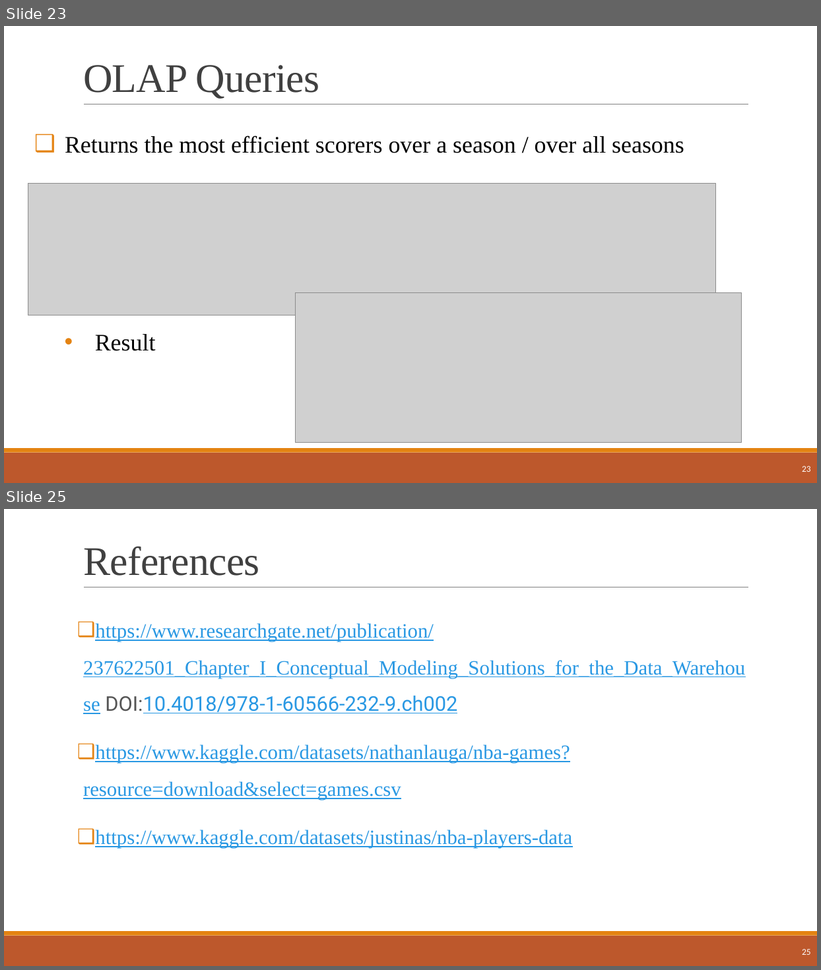
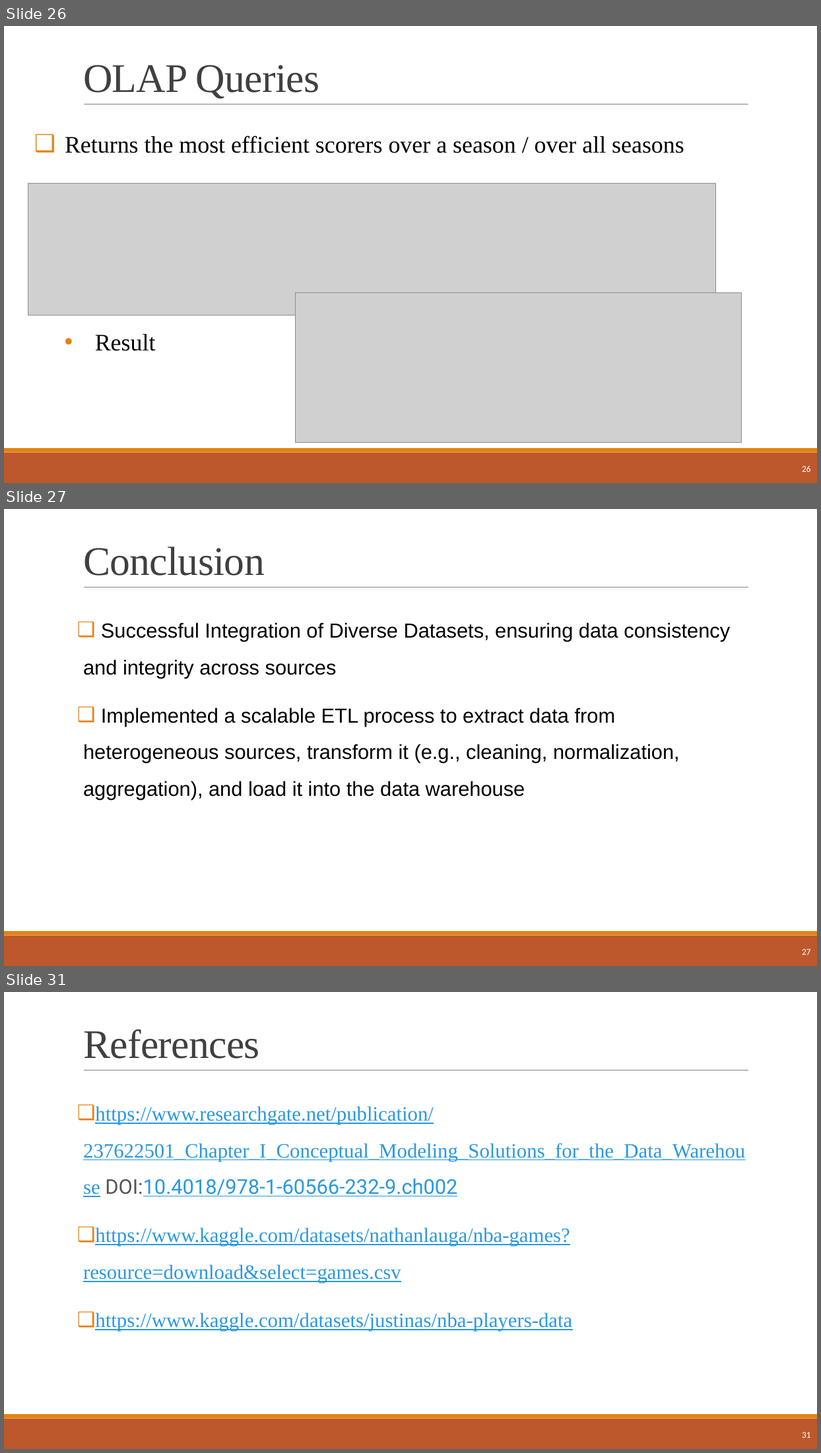
Before and after one commit to najeh-halawani/NBA-Data-Warehouse, a slide deck: presentation_Data_Management.pptx. Shown one above the other, each under a label of ours: slides 23 and 25 before the commit, slides 26, 27 and 31 after it; the slides between them are not shown. The pictures are 821x970 and 821x1453 pixels, drawn with LibreOffice and Linux fonts; fonts in the diff are those of the drawing; grey boxes stand for pictures. Boxes give left, top, right and bottom in pixels: in the first picture for what was removed or moved away, otherwise in the second. Text is boxed around its words. In the diff, an @@ line names an element or a change of style, - is before the commit and + after.

```diff
--- a/presentation_Data_Management.pptx
+++ b/presentation_Data_Management.pptx
@@ slide 27 added at bbox=[4, 509, 817, 966], background #FFFFFF; not listed: 3 template elements that a slide beside it also shows @@
@@ title added at bbox=[83, 547, 265, 576], 48 pt, text #404040 @@
+Conclusion
@@ text added at bbox=[83, 623, 730, 799], 24 pt, text #000000 @@
+❑ Successful Integration of Diverse Datasets, ensuring data consistency and integrity across sources
+❑ Implemented a scalable ETL process to extract data from heterogeneous sources, transform it (e.g., cleaning, normalization, aggregation), and load it into the data warehouse
@@ page number added at bbox=[802, 949, 811, 955], 10.5 pt, text #FFFFFF @@
+27
@@ what was slide 23 is now slide 26 @@
@@ page number at bbox=[802, 466, 811, 472]: text changed @@
-23
+26
@@ what was slide 25 is now slide 31 @@
@@ page number at bbox=[802, 1432, 811, 1438]: text changed @@
-25
+31
```
Also in this commit, not shown: 16 slides changed, 8 other slides added, 1 slide removed, 4 other files.
